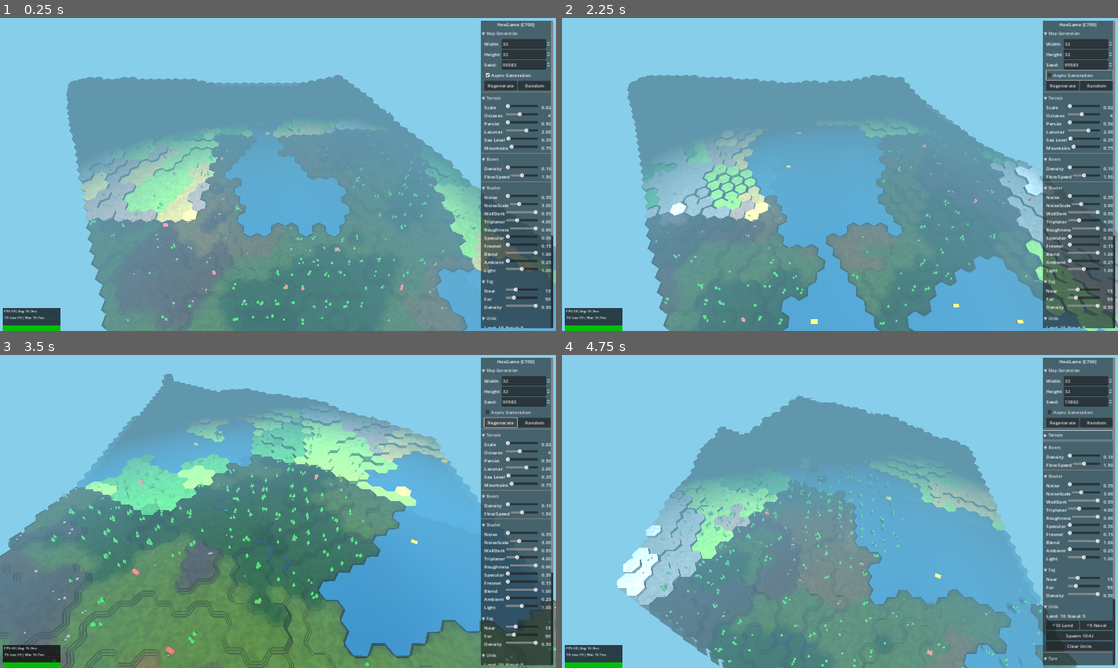
Above: before the commit, frames 1-4 (two rows, left to right).
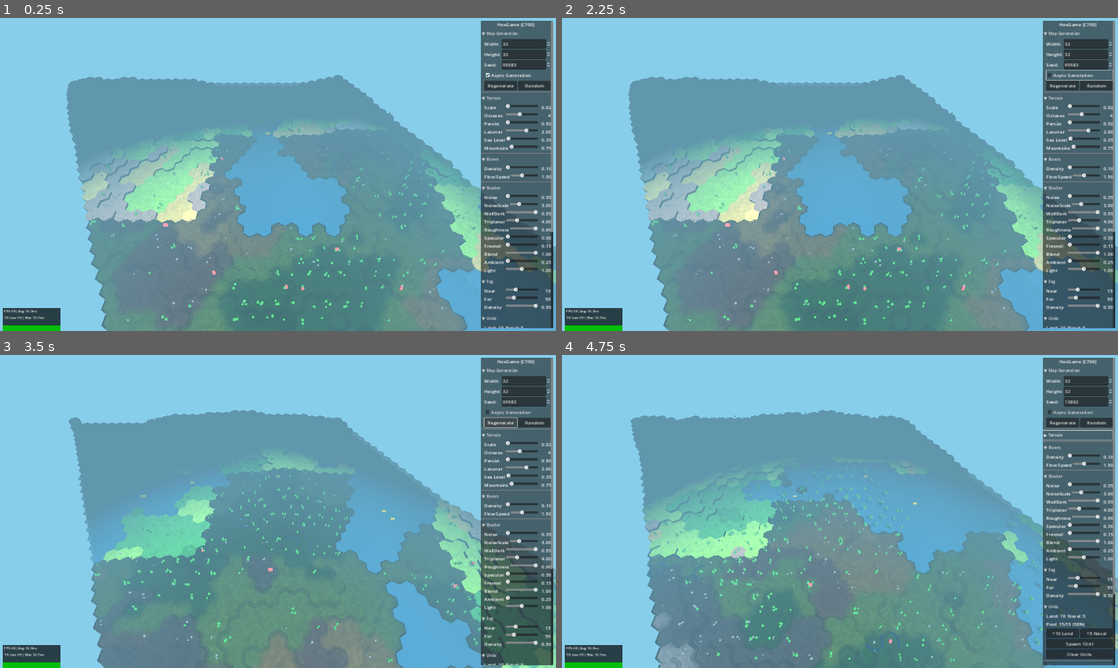
Above: after the commit, the same moments.

Repository: bobum/hexgame
Game: Godot game, scene res://scenes/main.tscn
Two runs of this game, one before a commit and one after it. Both use one fixed random seed, a clock stepped at 60 frames per second and the inputs below.
Inputs:
- Up to frame 1 (0.25 s): no input
- Up to frame 2 (2.25 s): click "▼ Map Generation" at 0.5 s; click "▶ Map Generation" at 1.25 s; click "Async Generation" at 2 s
- Up to frame 3 (3.5 s): click "Regenerate" at 2.75 s
- Up to frame 4 (4.75 s): click "Random" at 3.5 s; click "▼ Terrain" at 4.25 s

The runs differ from the first frame. In frame 1, less than 0.1% of the frame differs, in the area x 99-100%, y 68-70%; in frame 2, 18%; in frame 3, 62%, in the area x 0-100%, y 6-100%; in frame 4, 24%.

Commit message:
Fix unit spawning and disable auto-capture camera jump
- Fix object pooling by using Callable method references instead of lambdas
- Add setup_pool() method to UnitManager (lambdas don't bind properly in _init)
- Add null checks for pool in all UnitManager methods
- Call setup_pool() in both _setup_units() and _finish_map_build_with_new_units()
- Disable screenshot auto-capture that was repositioning camera after 2 seconds
- Add pool stats display to UI

Co-Authored-By: Claude Opus 4.5 <noreply@anthropic.com>

Diff:
--- a/godot/src/debug/screenshot_capture.gd
+++ b/godot/src/debug/screenshot_capture.gd
@@ -12,7 +12,7 @@
 const DEBUG_CAMERA_YAW: float = 30.0
 
 # Auto-capture settings
-const AUTO_CAPTURE_DELAY: float = 2.0  # Set to -1 to disable auto-capture
+const AUTO_CAPTURE_DELAY: float = -1.0  # Set to -1 to disable auto-capture
 const AUTO_QUIT_AFTER_CAPTURE: bool = false
 const DEBUG_SEED: int = 12345  # Fixed seed for consistent screenshots
 
--- a/godot/src/main.gd
+++ b/godot/src/main.gd
@@ -222,6 +222,9 @@
 	if game_ui and unit_manager:
 		var counts = unit_manager.get_unit_counts()
 		game_ui.set_unit_counts(counts["land"], counts["naval"])
+		# Update pool stats
+		var pool_stats = unit_manager.get_pool_stats()
+		game_ui.set_pool_stats(pool_stats["active"], pool_stats["created"], pool_stats["reuse_rate"])
 
 
 func _on_noise_param_changed(param: String, value: float) -> void:
@@ -297,6 +300,7 @@
 func _setup_units() -> void:
 	# Create unit manager
 	unit_manager = UnitManager.new(grid)
+	unit_manager.setup_pool()  # Initialize object pooling
 	unit_manager.prewarm_pool(50)  # Pre-create units for faster spawning
 
 	# Create unit renderer
@@ -528,6 +532,7 @@
 
 	# Setup new unit manager with new grid
 	unit_manager = UnitManager.new(grid)
+	unit_manager.setup_pool()
 	var spawned = unit_manager.spawn_mixed_units(10, 5, 1)
 	print("Spawned %d land, %d naval units" % [spawned["land"], spawned["naval"]])
 	if unit_renderer:
--- a/godot/src/ui/game_ui.gd
+++ b/godot/src/ui/game_ui.gd
@@ -34,6 +34,7 @@
 var triangles_label: Label
 var turn_label: Label
 var unit_count_label: Label
+var pool_stats_label: Label
 var generation_status_label: Label
 
 # Checkboxes
@@ -320,6 +321,11 @@
 	unit_count_label.text = "Land: 0  Naval: 0"
 	content.add_child(unit_count_label)
 
+	# Pool stats label
+	pool_stats_label = Label.new()
+	pool_stats_label.text = "Pool: 0/0 (0%)"
+	content.add_child(pool_stats_label)
+
 	# Spawn buttons
 	var spawn_hbox = HBoxContainer.new()
 	spawn_hbox.size_flags_horizontal = Control.SIZE_EXPAND_FILL
@@ -454,6 +460,11 @@
 func set_unit_counts(land: int, naval: int) -> void:
 	if unit_count_label:
 		unit_count_label.text = "Land: %d  Naval: %d" % [land, naval]
+
+
+func set_pool_stats(active: int, created: int, reuse_rate: float) -> void:
+	if pool_stats_label:
+		pool_stats_label.text = "Pool: %d/%d (%d%%)" % [active, created, int(reuse_rate * 100)]
 
 
 func _update_cell_count() -> void:
--- a/godot/src/units/unit_manager.gd
+++ b/godot/src/units/unit_manager.gd
@@ -23,12 +23,27 @@
 	grid = p_grid
 	# Cell size of 2.0 works well for hex grids (slightly larger than hex radius)
 	_spatial_hash = SpatialHash.new(2.0)
-	# Create unit pool with factory and reset functions
+	# Initialize unit pool (will be set up after _init completes)
+	_unit_pool = null
+
+
+## Set up object pooling (call after construction)
+func setup_pool() -> void:
 	_unit_pool = ObjectPool.new(
-		func(): return Unit.new(),
-		func(u: Unit): u.reset_for_pool(),
+		Callable(self, "_create_unit_for_pool"),
+		Callable(self, "_reset_unit_for_pool"),
 		500  # Max pool size
 	)
+
+
+## Factory function for unit pool.
+func _create_unit_for_pool() -> Unit:
+	return Unit.new()
+
+
+## Reset function for unit pool.
+func _reset_unit_for_pool(unit: Unit) -> void:
+	unit.reset_for_pool()
 
 
 ## Create a new unit at the specified hex.
@@ -49,8 +64,12 @@
 	if get_unit_at(q, r) != null:
 		return null
 
-	# Acquire unit from pool and initialize
-	var unit = _unit_pool.acquire() as Unit
+	# Acquire unit from pool (or create directly if pool not set up)
+	var unit: Unit
+	if _unit_pool:
+		unit = _unit_pool.acquire() as Unit
+	else:
+		unit = Unit.new()
 	unit.id = next_id
 	next_id += 1
 	unit.init_with(type, q, r, player_id)
@@ -83,8 +102,9 @@
 
 	units.erase(unit_id)
 
-	# Release unit back to pool for reuse
-	_unit_pool.release(unit)
+	# Release unit back to pool for reuse (if pool is set up)
+	if _unit_pool:
+		_unit_pool.release(unit)
 
 	unit_removed.emit(unit_id)
 	return true
@@ -200,9 +220,10 @@
 
 ## Clear all units.
 func clear() -> void:
-	# Release all units back to pool
-	for unit in units.values():
-		_unit_pool.release(unit)
+	# Release all units back to pool (if pool is set up)
+	if _unit_pool:
+		for unit in units.values():
+			_unit_pool.release(unit)
 	units.clear()
 	_hex_positions.clear()
 	_spatial_hash.clear()
@@ -234,12 +255,15 @@
 
 ## Get object pool statistics for debugging.
 func get_pool_stats() -> Dictionary:
-	return _unit_pool.get_stats()
+	if _unit_pool:
+		return _unit_pool.get_stats()
+	return {"available": 0, "active": 0, "created": 0, "reused": 0, "peak": 0, "reuse_rate": 0.0}
 
 
 ## Prewarm unit pool with objects.
 func prewarm_pool(count: int) -> void:
-	_unit_pool.prewarm(count)
+	if _unit_pool:
+		_unit_pool.prewarm(count)
 
 
 ## Spawn random land units for testing.
